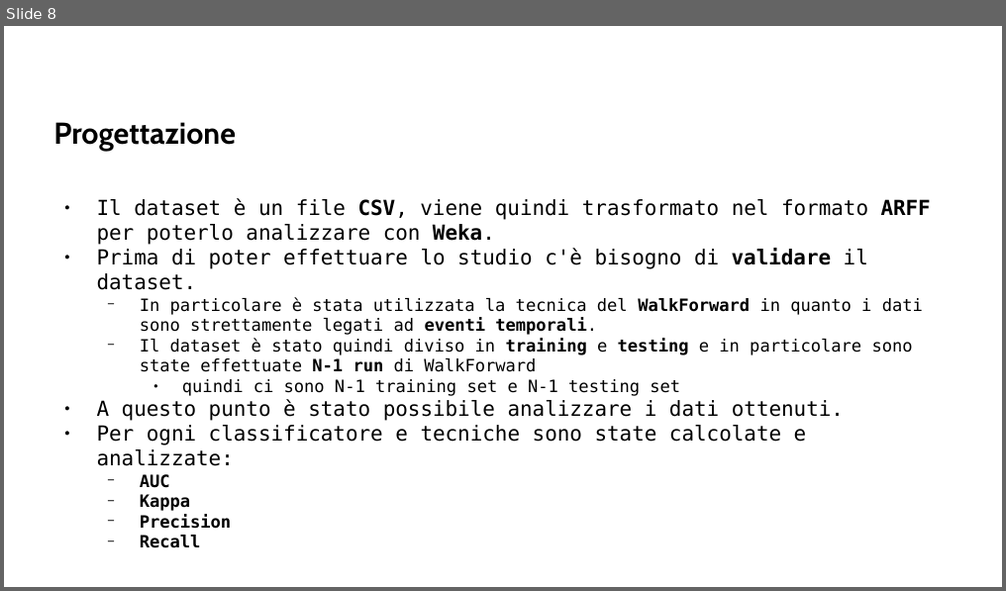
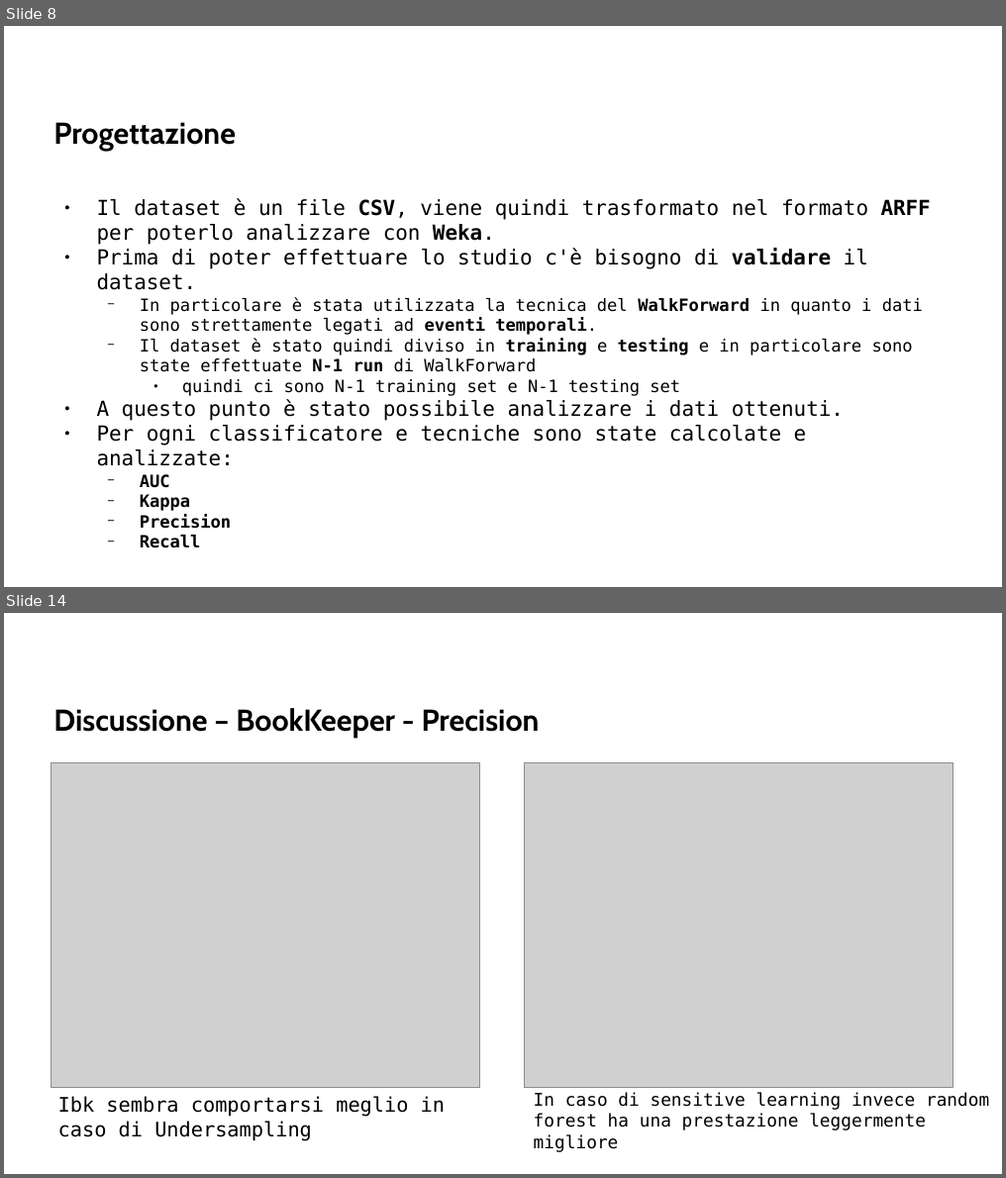
Before and after one commit to AlessDea/ISW2_milestone2, a slide deck: presentazione/isw2_ml.odp. Shown one above the other, each under a label of ours: slide 8 before the commit, slides 8 and 14 after it; the slides between them are not shown. The pictures are 1006x591 and 1006x1178 pixels, drawn with LibreOffice and Linux fonts; fonts in the diff are those of the drawing; grey boxes stand for pictures; background and template pictures are left out. Boxes give left, top, right and bottom in pixels: in the first picture for what was removed or moved away, otherwise in the second. Text is boxed around its words. In the diff, an @@ line names an element or a change of style, - is before the commit and + after.

```diff
--- a/presentazione/isw2_ml.odp
+++ b/presentazione/isw2_ml.odp
@@ slide 14 added at (4,613,1002,1174), background picture (left out) @@
@@ title added at (54,708,540,738), 24 pt, text #000000, bold @@
+Discussione – BookKeeper - Precision
@@ picture added at (52,762,479,1088) @@
@@ picture added at (525,762,953,1088) @@
@@ text added at (58,1096,445,1142), 16 pt, text #000000 @@
+Ibk sembra comportarsi meglio in caso di Undersampling
@@ text added at (534,1092,989,1153), 14 pt, text #000000 @@
+In caso di sensitive learning invece random forest ha una prestazione leggermente migliore
```
Also in this commit, not shown: 16 other slides added, 2 slides removed, 1 other file.
